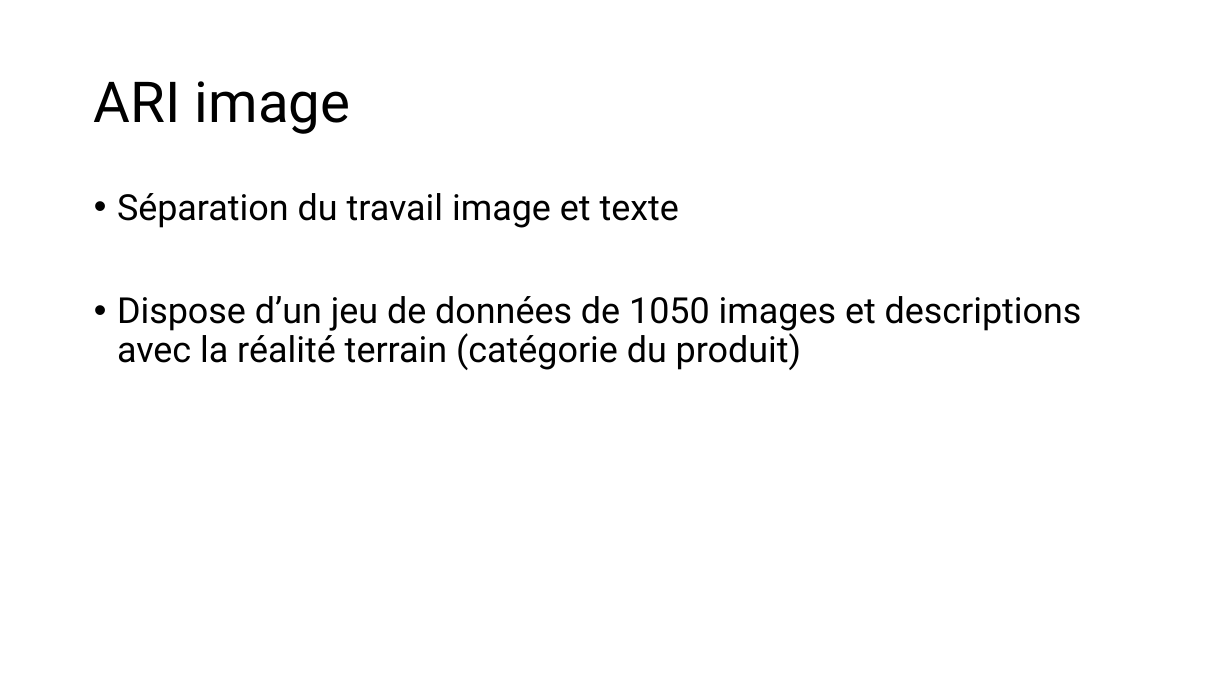
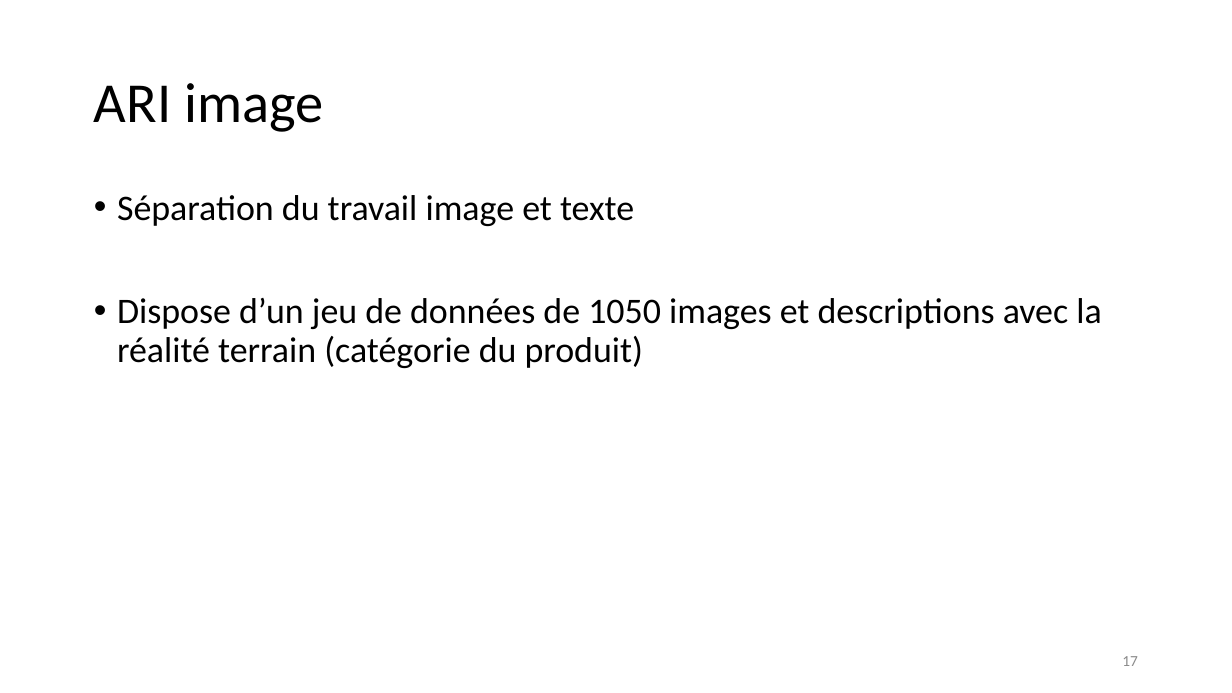
Before and after one commit to Hedredo/oc_projet_6, a slide deck: slide 17 of 5_presentation_072024.pptx (slide 14 before the commit). Drawn at 1232x693 pixels with LibreOffice and Linux fonts; fonts in the diff are those of the drawing. Boxes give left, top, right and bottom in pixels: in the first picture for what was removed or moved away, otherwise in the second. Text is boxed around its words. In the diff, an @@ line names an element or a change of style, - is before the commit and + after.

```diff
--- a/5_presentation_072024.pptx
+++ b/5_presentation_072024.pptx
@@ title "ARI image" at [94, 83, 323, 132]: font Roboto to Calibri @@
@@ text "Séparation du travail image et ..." at [117, 195, 1101, 368]: font Roboto to Calibri @@
@@ page number added at [1122, 656, 1138, 666], 12 pt, text #8C8C8C @@
+17
```
Also in this commit, not shown: 18 other slides changed, 6 slides added, 2 slides removed, 9 other files.
